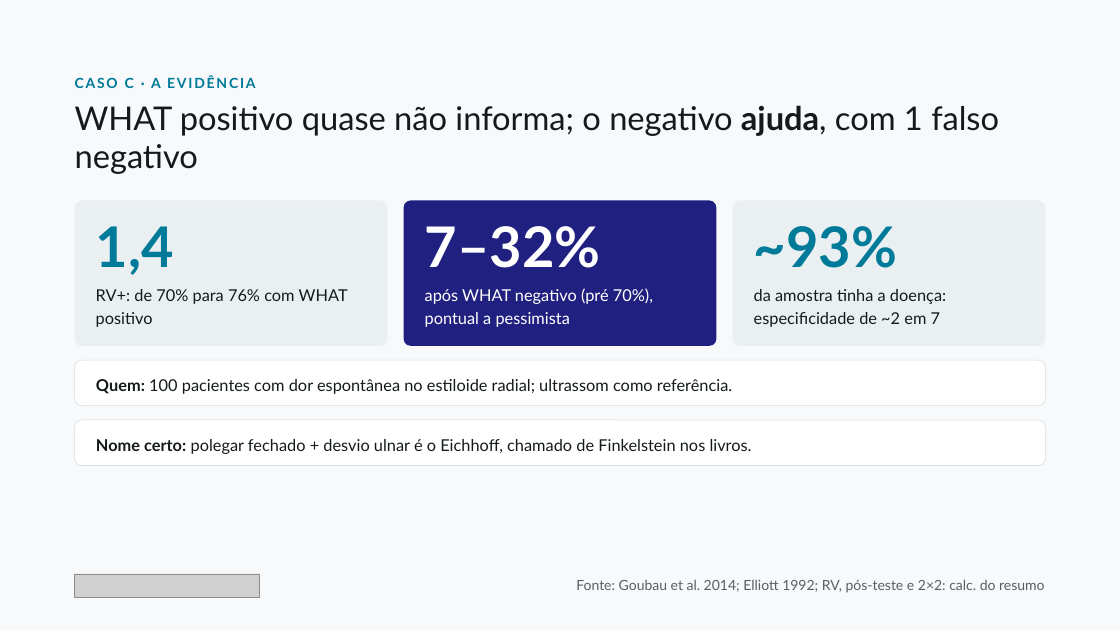
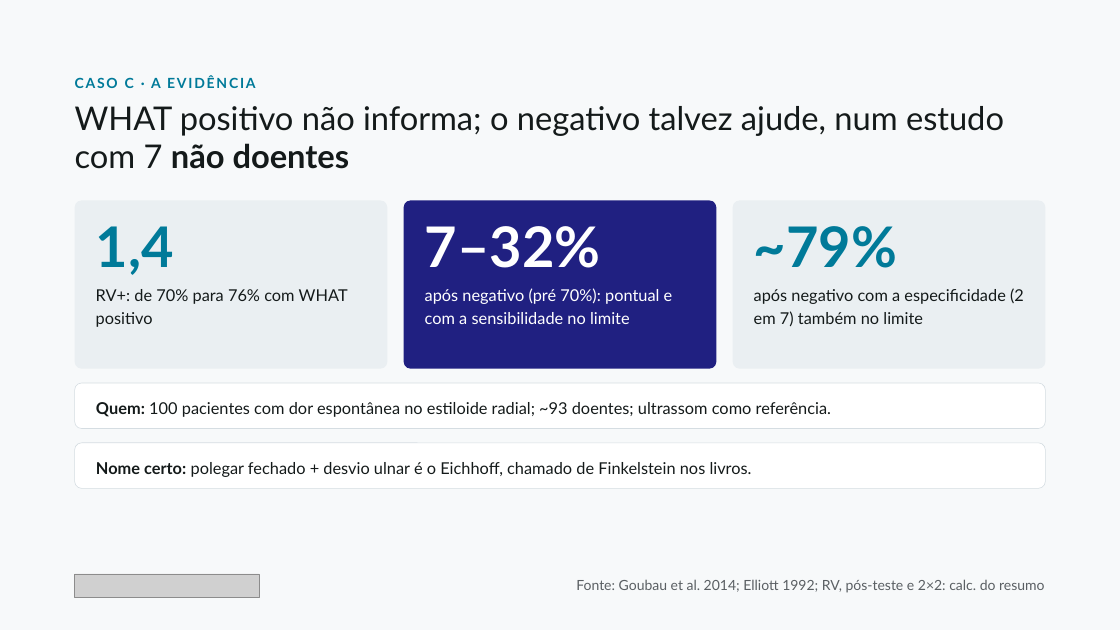
Before and after one commit to dossantosdanieel/illic, a slide deck: slide 22 of aulas/2026-11-cotovelo-medial-e-mao/04_aula/cotovelo-medial-e-mao.pptx. Drawn at 1120x630 pixels with LibreOffice and Linux fonts; fonts in the diff are those of the drawing; grey boxes stand for pictures. Boxes give left, top, right and bottom in pixels: in the first picture for what was removed or moved away, otherwise in the second. Text is boxed around its words. In the diff, an @@ line names an element or a change of style, - is before the commit and + after.

```diff
--- a/aulas/2026-11-cotovelo-medial-e-mao/04_aula/cotovelo-medial-e-mao.pptx
+++ b/aulas/2026-11-cotovelo-medial-e-mao/04_aula/cotovelo-medial-e-mao.pptx
@@ text at [75, 106, 1004, 169]: text changed @@
-WHAT positivo quase não informa; o negativo ajuda, com 1 falso negativo
+WHAT positivo não informa; o negativo talvez ajude, num estudo com 7 não doentes
@@ rounded rectangle: place and size @@
-rounded rectangle at [75, 201, 387, 346]
+rounded rectangle at [75, 201, 387, 369]
@@ rounded rectangle: place and size @@
-rounded rectangle at [404, 201, 717, 346]
+rounded rectangle at [404, 201, 717, 369]
@@ proportions changed in 3 elements at [75, 201, 387, 369], [404, 201, 717, 369], [733, 201, 1045, 369] @@
@@ rounded rectangle: place and size @@
-rounded rectangle at [733, 201, 1045, 346]
+rounded rectangle at [733, 201, 1045, 369]
@@ text at [754, 226, 897, 268]: text changed @@
-~93%
+~79%
@@ text at [425, 288, 673, 324]: text changed @@
-após WHAT negativo (pré 70%), pontual a pessimista
+após negativo (pré 70%): pontual e com a sensibilidade no limite
@@ text at [754, 288, 1024, 326]: text changed @@
-da amostra tinha a doença: especificidade de ~2 em 7
+após negativo com a especificidade (2 em 7) também no limite
@@ rounded rectangle "Quem: 100 pacientes com dor ...": place and size @@
-rounded rectangle "Quem: 100 pacientes com dor ..." at [75, 360, 1046, 406]
+rounded rectangle "Quem: 100 pacientes com dor ..." at [75, 383, 1046, 429]
@@ text in rounded rectangle at [96, 402, 831, 417]: text changed @@
-Quem: 100 pacientes com dor espontânea no estiloide radial; ultrassom como referência.
+Quem: 100 pacientes com dor espontânea no estiloide radial; ~93 doentes; ultrassom como referência.
@@ rounded rectangle "Nome certo: polegar fechado + ...": place and size @@
-rounded rectangle "Nome certo: polegar fechado + ..." at [75, 420, 1046, 465]
+rounded rectangle "Nome certo: polegar fechado + ..." at [75, 443, 1046, 488]
```
Also in this commit, not shown: 6 other slides changed, 23 other files.
